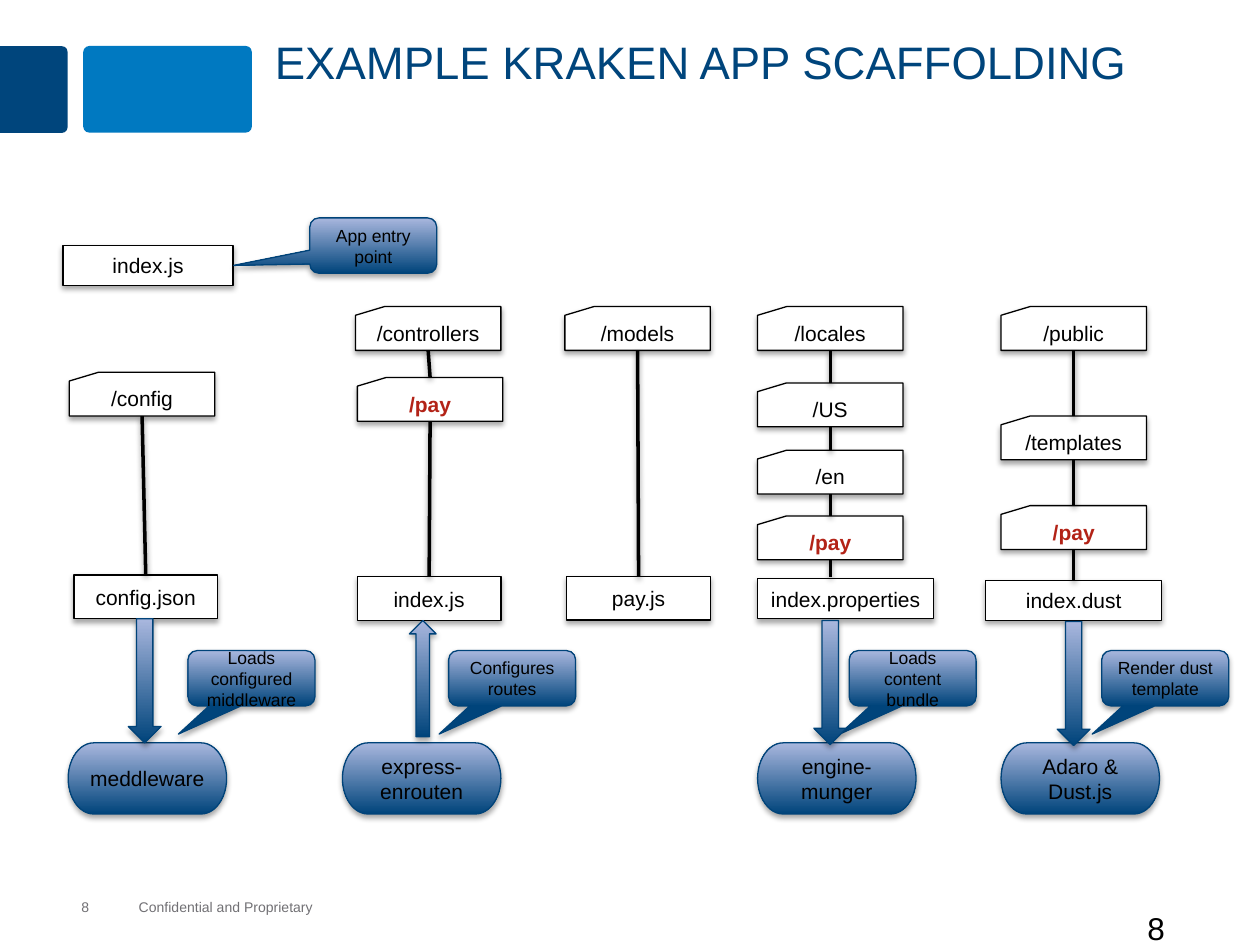
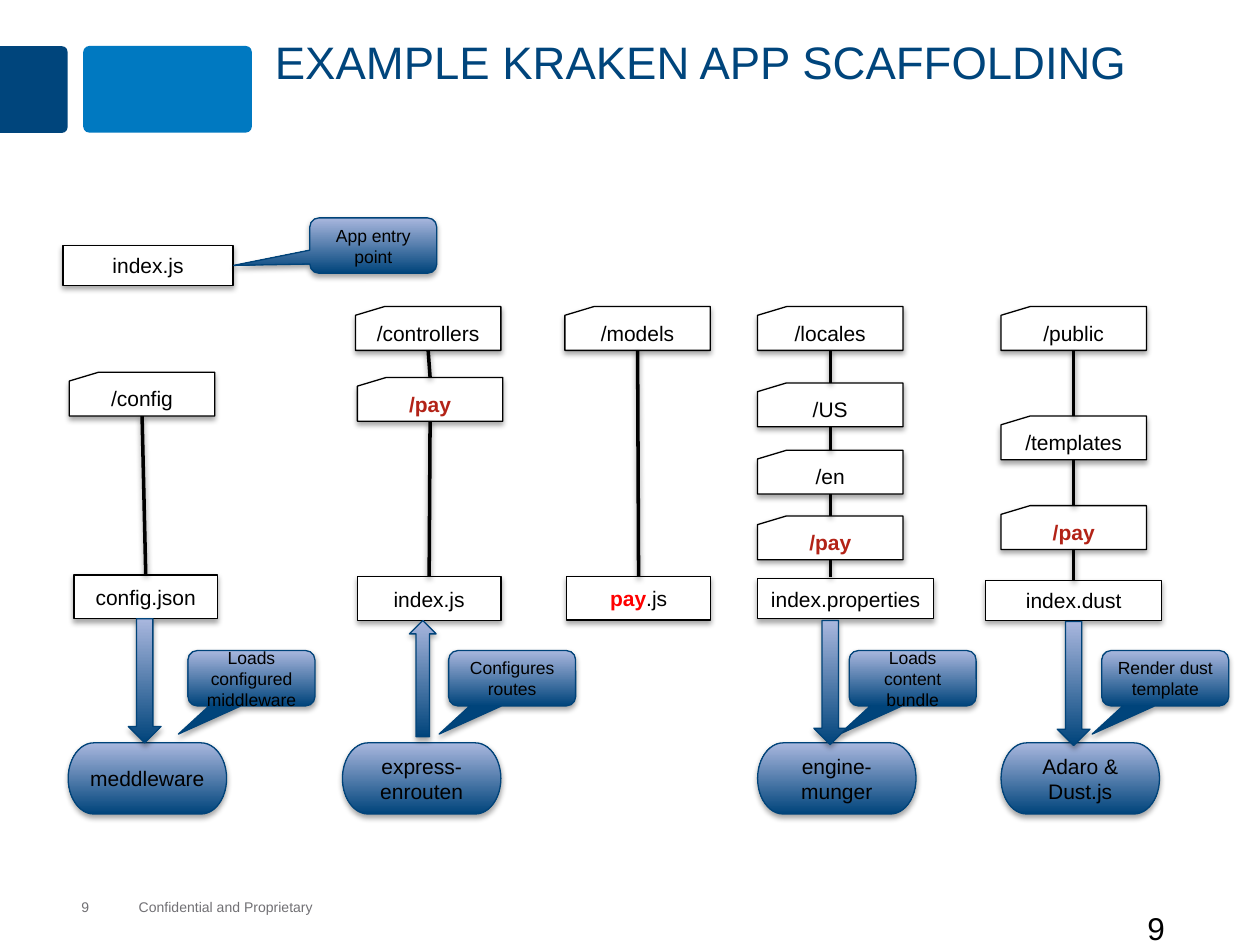
Before and after one commit to MaxMillington/nodePractice, a slide deck: slide 9 of node/lesson-80-kraken/kraken.pptx (slide 8 before the commit). Drawn at 1260x945 pixels with LibreOffice and Linux fonts; fonts in the diff are those of the drawing; background and template pictures are left out. Boxes give left, top, right and bottom in pixels: in the first picture for what was removed or moved away, otherwise in the second. Text is boxed around its words. In the diff, an @@ line names an element or a change of style, - is before the commit and + after.

```diff
--- a/node/lesson-80-kraken/kraken.pptx
+++ b/node/lesson-80-kraken/kraken.pptx
@@ rectangle "pay.js" at <box>567,577,711,621</box>: text colour #000000 to #FF0000, bold on in "pay.js" @@
@@ page number at <box>1147,918,1165,941</box>: text changed @@
-8
+9
```
Also in this commit, not shown: 1 other slide changed.
